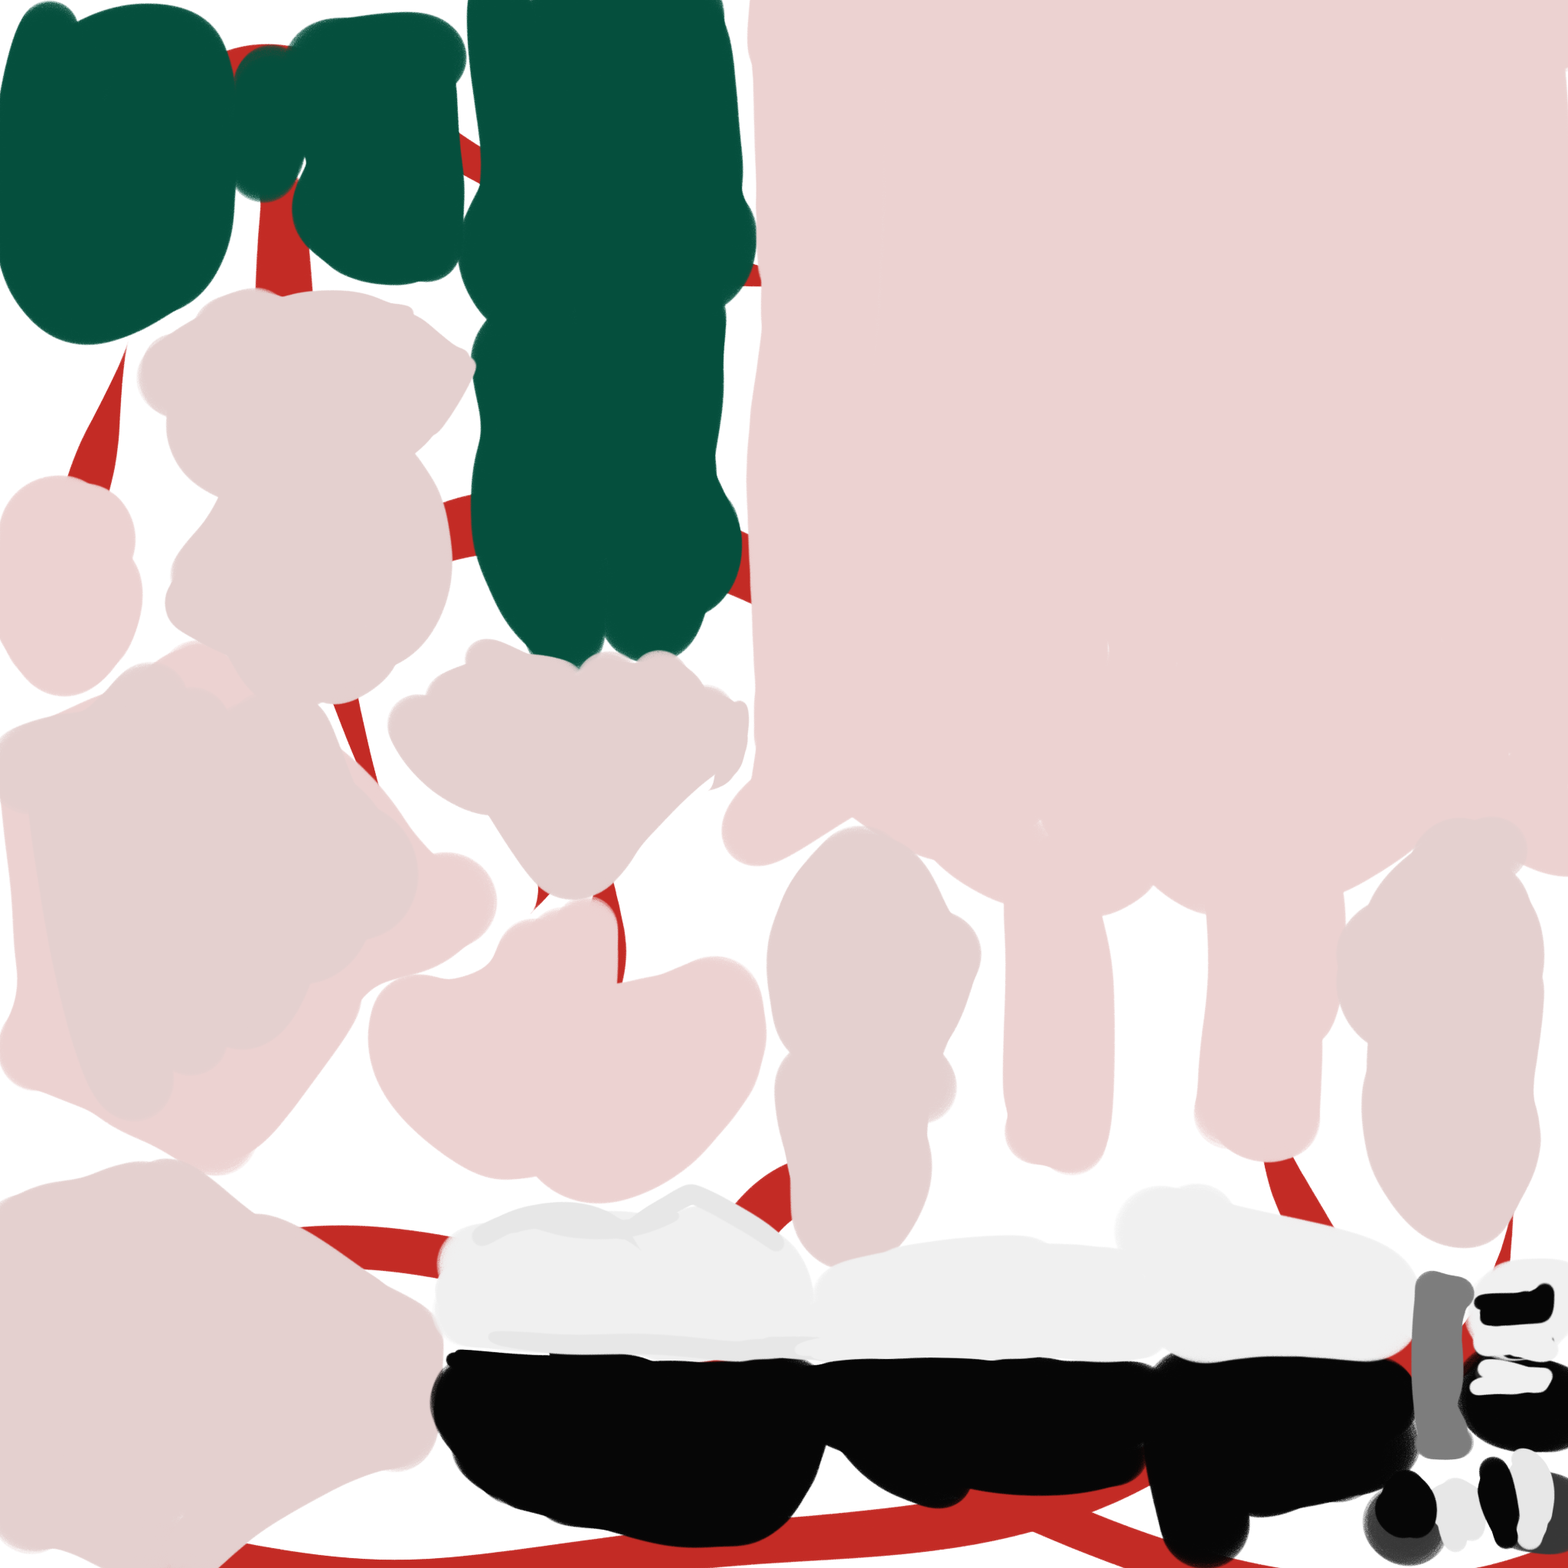
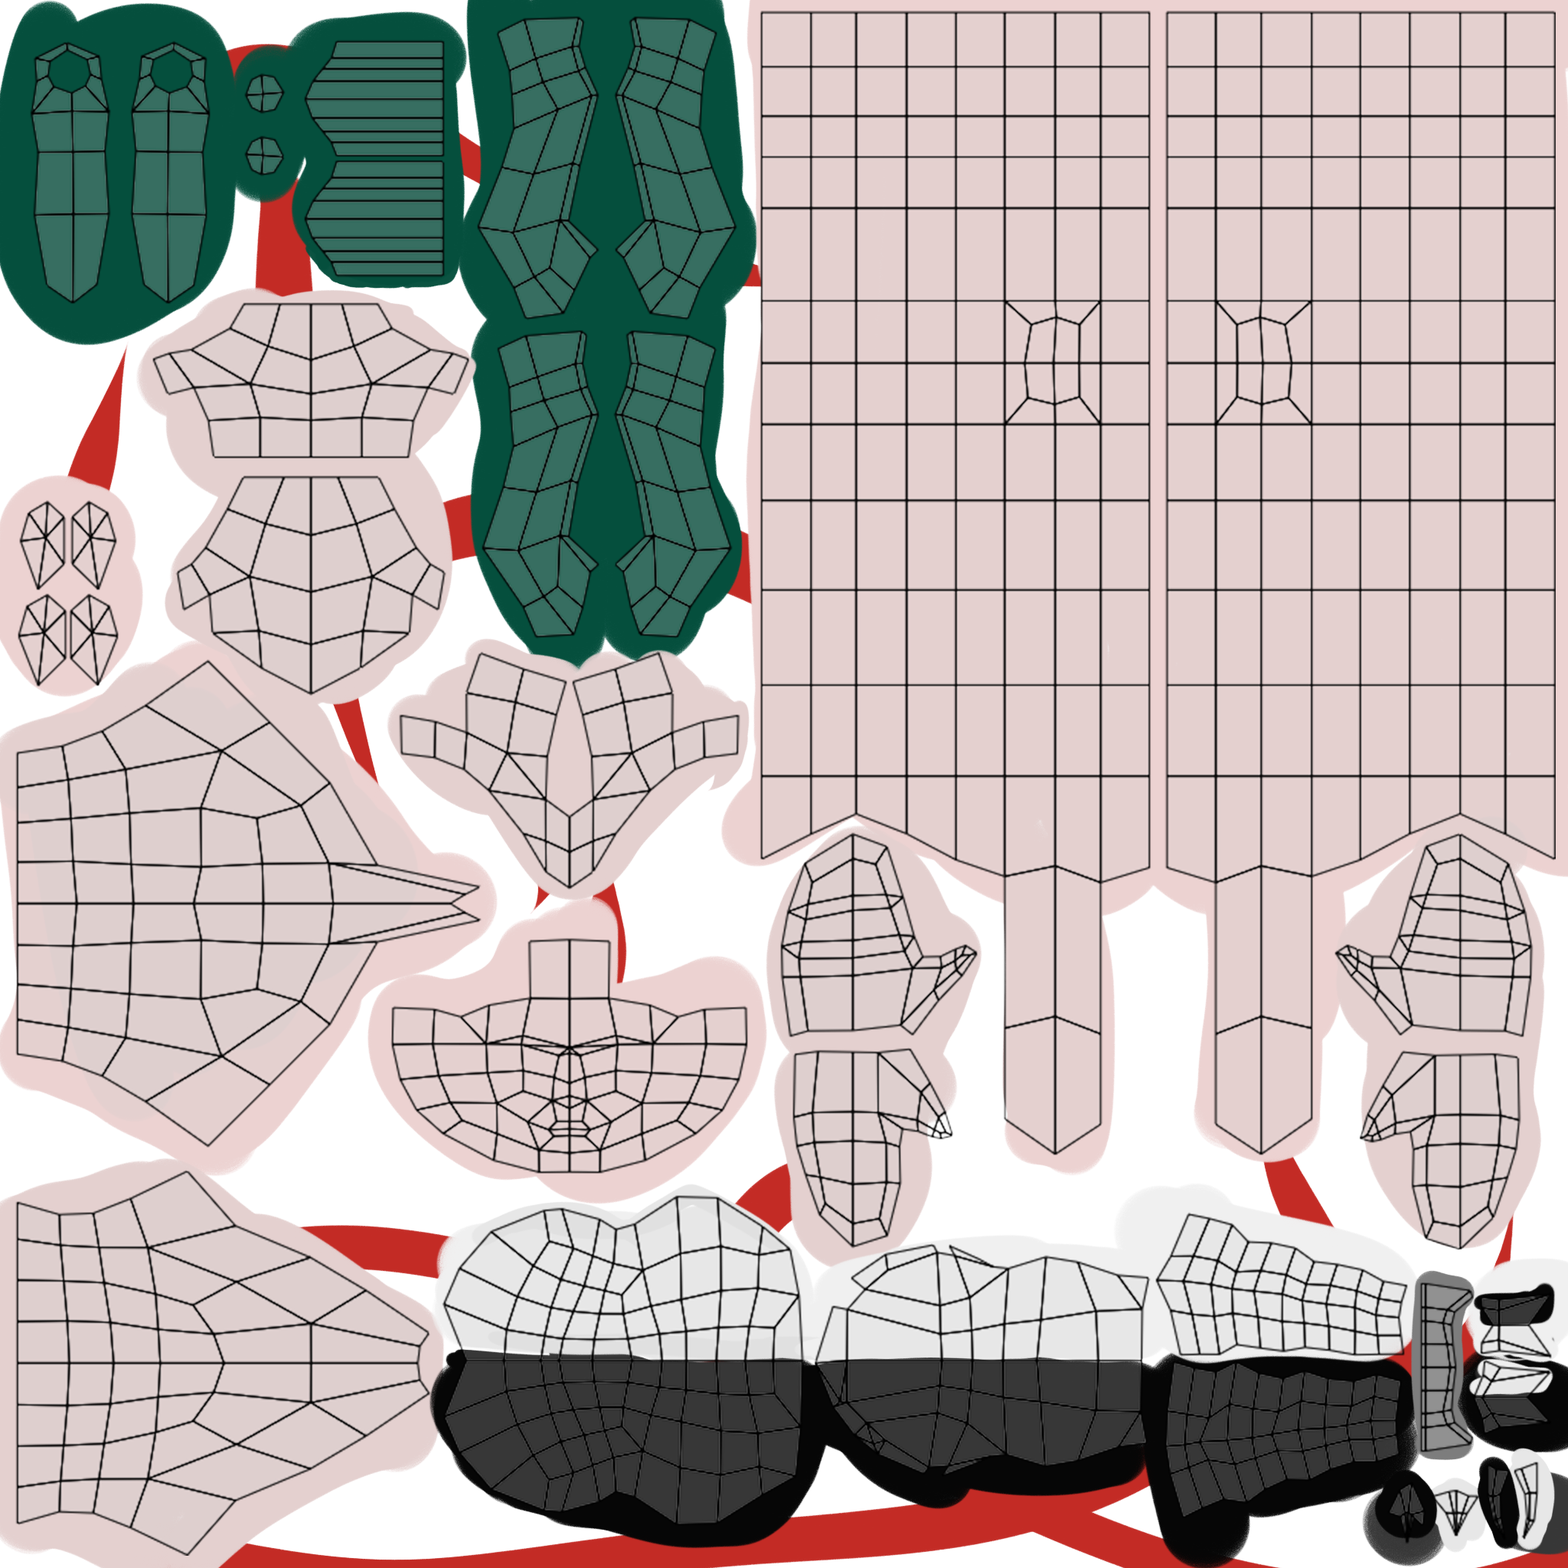
Before/after of a 1568px x 1568px layered artwork. What changed in the layer stack:
showed "BodyHel" over [15, 10, 1556, 1556]
painted on "Layer 3" over [304, 243, 460, 290]